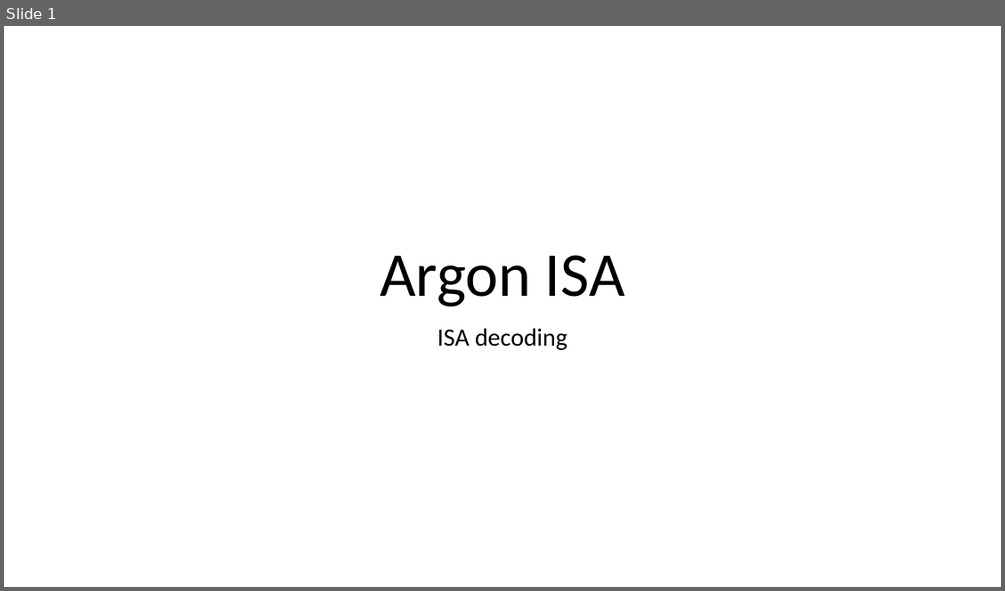
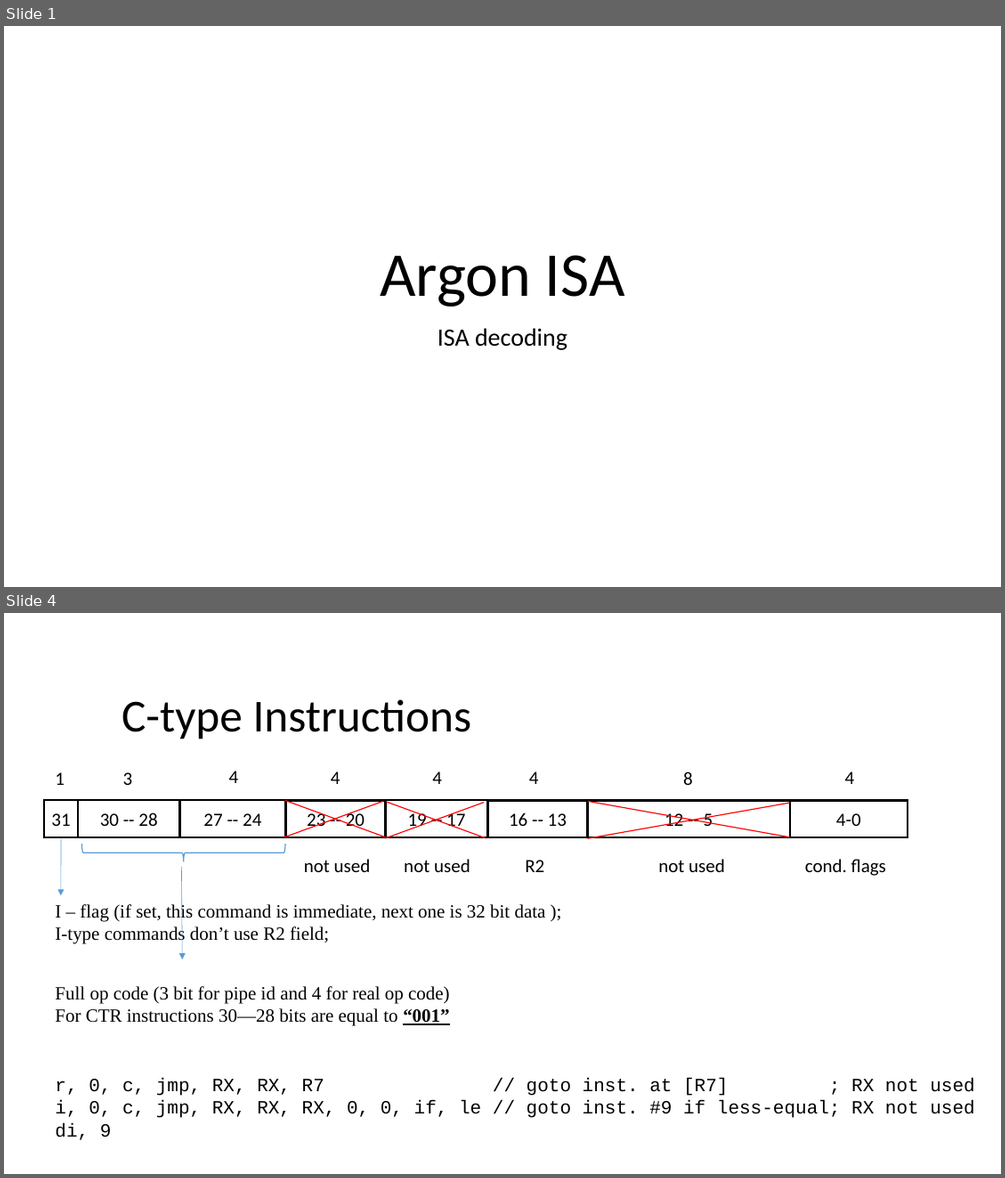
Before and after one commit to FROL256/argon-cpu, a slide deck: DOC/01_isa_encoding.pptx. Shown one above the other, each under a label of ours: slide 1 before the commit, slides 1 and 4 after it; the slides between them are not shown. The pictures are 1005x591 and 1005x1178 pixels, drawn with LibreOffice and Linux fonts; fonts in the diff are those of the drawing. Boxes give left, top, right and bottom in pixels: in the first picture for what was removed or moved away, otherwise in the second. Text is boxed around its words. In the diff, an @@ line names an element or a change of style, - is before the commit and + after.

Commit message:
remove cf flag from assembly; add c-type instruction to isa doc;

```diff
--- a/DOC/01_isa_encoding.pptx
+++ b/DOC/01_isa_encoding.pptx
@@ slide 4 added at (4,613,1001,1174), background #FFFFFF @@
@@ title added at (121,699,472,739), 44 pt, text #000000 @@
+C-type Instructions
@@ text added at (55,772,65,785), 18 pt, text #000000 @@
+1
@@ text added at (123,772,133,785), 18 pt, text #000000 @@
+3
@@ left brace added at (175,751,193,954), outline #5B9BD5 1 pt @@
@@ text added at (229,771,239,783), 18 pt, text #000000 @@
+4
@@ text added at (331,771,340,784), 18 pt, text #000000 @@
+4
@@ text added at (432,771,442,784), 18 pt, text #000000 @@
+4
@@ text added at (529,771,539,784), 18 pt, text #000000 @@
+4
@@ text added at (683,771,693,785), 18 pt, text #000000 @@
+8
@@ text added at (845,771,855,784), 18 pt, text #000000 @@
+4
@@ rectangle added at (44,800,908,837), outline #000000 2 pt @@
@@ rectangle added at (44,800,78,837), outline #000000 2 pt, 18 pt, text #000000 @@
+31
@@ rectangle added at (78,800,180,837), outline #000000 2 pt, 18 pt, text #000000 @@
+30 -- 28
@@ rectangle added at (179,800,285,837), outline #000000 2 pt, 18 pt, text #000000 @@
+27 -- 24
@@ line added from (284, 837) to (383, 802), #FF0000 1 pt @@
@@ line added from (285, 801) to (386, 837), #FF0000 1 pt @@
@@ rectangle added at (286,801,386,837), outline #000000 2 pt, 18 pt, text #000000 @@
+23 -- 20
@@ rectangle added at (386,800,488,837), outline #000000 2 pt, 18 pt, text #000000 @@
+19 -- 17
@@ line added from (386, 802) to (486, 838), #FF0000 1 pt @@
@@ line added from (386, 838) to (484, 803), #FF0000 1 pt @@
@@ rectangle added at (488,801,588,837), outline #000000 2 pt, 18 pt, text #000000 @@
+16 -- 13
@@ rectangle added at (588,800,790,837), outline #000000 2 pt, 18 pt, text #000000 @@
+12 -- 5
@@ line added from (588, 802) to (790, 837), #FF0000 1 pt @@
@@ line added from (588, 838) to (790, 803), #FF0000 1 pt @@
@@ rectangle added at (790,801,907,837), outline #000000 2 pt, 18 pt, text #000000 @@
+4-0
@@ arrow added from (61, 837) to (61, 896), #5B9BD5 0.5 pt @@
@@ arrow added from (181, 867) to (182, 959), #5B9BD5 0.5 pt @@
@@ text added at (304,859,886,876), 18 pt, text #000000 @@
+not used not used R2 not used cond. flags
@@ text added at (55,903,546,944), 18 pt, text #000000 @@
+I – flag (if set, this command is immediate, next one is 32 bit data );
+I-type commands don’t use R2 field;
@@ text added at (55,986,450,1026), 18 pt, text #000000 @@
+Full op code (3 bit for pipe id and 4 for real op code)
+For CTR instructions 30—28 bits are equal to “001”
@@ text added at (55,1078,974,1140), 18 pt, text #000000 @@
+r, 0, c, jmp, RX, RX, R7 // goto inst. at [R7] ; RX not used
+i, 0, c, jmp, RX, RX, RX, 0, 0, if, le // goto inst. #9 if less-equal; RX not used
+di, 9
```
Also in this commit, not shown: 2 slides changed, 8 other files.
